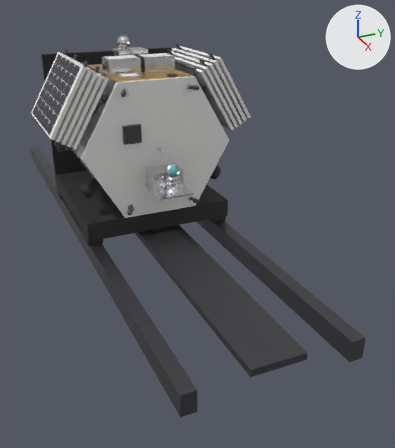
Two versions of the glTF model frontend/public/models/aether.glb, one commit apart.
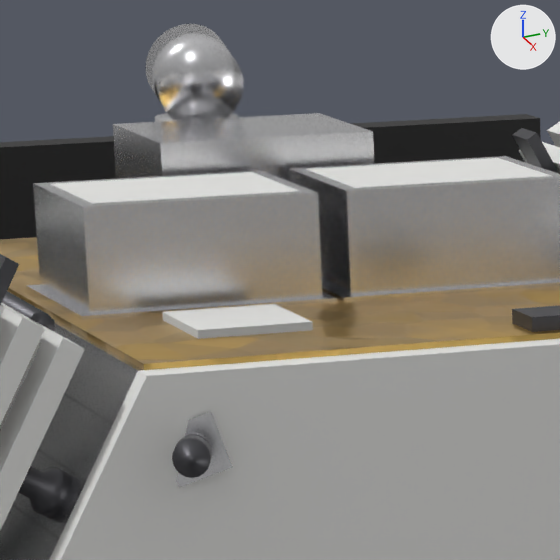
The first picture shows the older version from a camera (50 mm lens) standing at (4.17, -1.16, 1.01) and looking at (0.92, 0.3, -0.61). The close-ups show the older and then the newer version on the part from 25% to 44% of the width and 7% to 24% of the height of that picture. Only the edits that show in the close-ups are written down. The axes (+X, +Y, +Z) are drawn at upper right. The lights are the same throughout. Where no turn or scale is listed for an object, it has been applied to the vertices. Vertices at exactly the same position are counted once.

Objects in the first close-up: 'deck_upper', 'laser_aft', 'laser_aft_head', 'mli_top', 'panel_r0', 'pusher', 'side_panels', 'suit_antenna', 'user_rx', 'user_rx_radome', 'user_tx', 'user_tx_radome' and 12 more.
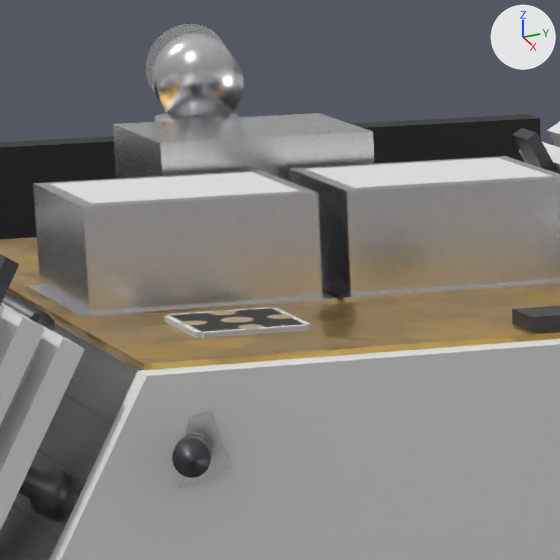
Changed parts and their boxes (x1, y1, x2, y2) in the close-ups (560 x 560 px):
'suit_antenna', reshaped: before (162, 304, 313, 339); after (164, 319, 311, 338)
'suit_antenna_top', added: after (164, 307, 311, 335)
'suit_patch0', added: after (220, 317, 254, 323)
'suit_patch1', added: after (238, 324, 264, 329)
'suit_patch3', added: after (267, 314, 293, 319)
'suit_patch4', added: after (181, 320, 207, 325)
'suit_patch2', added: after (210, 311, 236, 315)
'suit_antenna_screws', added: after (175, 308, 300, 330)

The change in detail:
me_suit_antenna is used by ob_suit_antenna; location (0.83, -0.12, 0.439).
me_suit_antenna had 8 vertices, 12 faces and spanned x -0.05..0.05, y -0.05..0.05, z -0.006..0.006.
me_suit_antenna now has 16 vertices, 24 faces and spans x -0.05..0.05, y -0.05..0.05, z -0.001..0.001.
me_suit_antenna part 1: the whole mesh is rebuilt.
Mesh me_suit_patch4 is new.
It has 96 vertices, 188 faces and spans x -0.011..0.011, y -0.011..0.011, z -0.0001..0.0001.
It uses material mat_patch_gold (beige #edd4af).
Mesh me_suit_patch0 is new.
It has 96 vertices, 188 faces and spans x -0.014..0.014, y -0.014..0.014, z -0.0001..0.0001.
It uses material mat_patch_gold (beige #edd4af).
Mesh me_suit_antenna_top is new.
It consists of a box spanning x -0.05..0.05, y -0.045..0.045, z -0.001..0.001; a box spanning x -0.045..0.045, y -0.05..0.05, z -0.001..0.001.
It uses material mat_white_paint (white #eaeae7).
Mesh me_suit_antenna_screws is new.
It consists of a box spanning x -0.0265..-0.0235, y -0.0465..-0.0435, z -0.0004..0.0004; a box spanning x -0.0265..-0.0235, y 0.0435..0.0465, z -0.0004..0.0004; a box spanning x 0.0235..0.0265, y -0.0465..-0.0435, z -0.0004..0.0004; a box spanning x 0.0235..0.0265, y 0.0435..0.0465, z -0.0004..0.0004; a box spanning x -0.0465..-0.0435, y -0.0265..-0.0235, z -0.0004..0.0004; a box spanning x -0.0465..-0.0435, y 0.0235..0.0265, z -0.0004..0.0004; a box spanning x 0.0435..0.0465, y -0.0265..-0.0235, z -0.0004..0.0004; a box spanning x 0.0435..0.0465, y 0.0235..0.0265, z -0.0004..0.0004.
It uses material mat_foil_silver (white #e7e7ea).
Object 'suit_patch4' (ob_suit_patch4) is new; it shows me_suit_patch4.
Its location is (0.83, -0.158, 0.443).
Object 'suit_patch3' (ob_suit_patch3) is new; it shows a copy of me_suit_patch4.
Its location is (0.83, -0.082, 0.443).
Object 'suit_patch2' (ob_suit_patch2) is new; it shows a copy of me_suit_patch4.
Its location is (0.792, -0.12, 0.443).
Object 'suit_patch1' (ob_suit_patch1) is new; it shows a copy of me_suit_patch4.
Its location is (0.868, -0.12, 0.443).
Object 'suit_patch0' (ob_suit_patch0) is new; it shows me_suit_patch0.
Its location is (0.83, -0.12, 0.443).
Object 'suit_antenna_top' (ob_suit_antenna_top) is new; it shows me_suit_antenna_top.
Its location is (0.83, -0.12, 0.442).
Object 'suit_antenna_screws' (ob_suit_antenna_screws) is new; it shows me_suit_antenna_screws.
Its location is (0.83, -0.12, 0.443).
